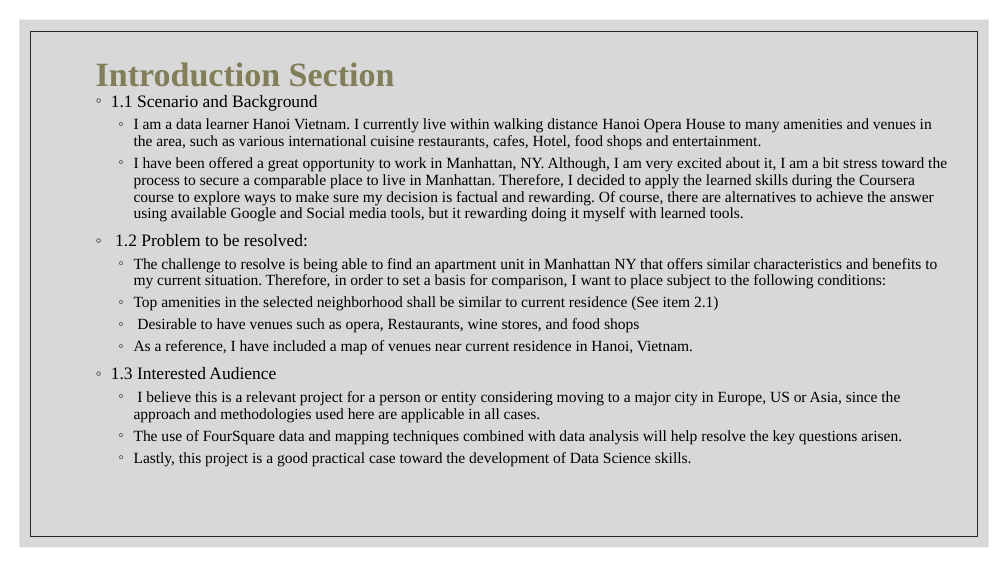
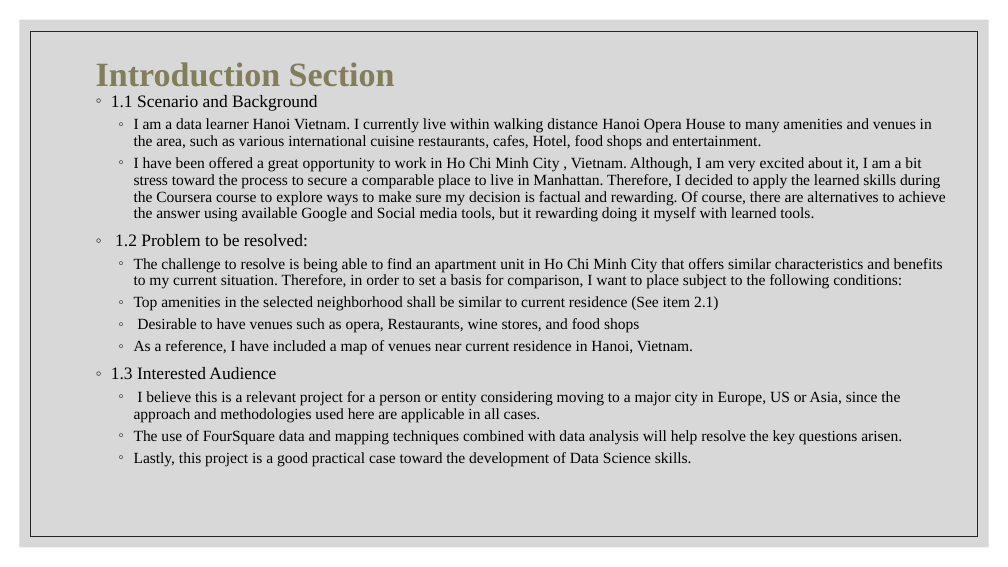
Before and after one commit to nguyencuongmanh/myCapstoneProjectNotebook, a slide deck: slide 3 of The_Presentaion_capstone_The Battle_of_Neighborhoods_hanoi.pptx. Drawn at 1008x567 pixels with LibreOffice and Linux fonts; fonts in the diff are those of the drawing. Boxes give left, top, right and bottom in pixels: in the first picture for what was removed or moved away, otherwise in the second. Text is boxed around its words. In the diff, an @@ line names an element or a change of style, - is before the commit and + after.

```diff
--- a/The_Presentaion_capstone_The Battle_of_Neighborhoods_hanoi.pptx
+++ b/The_Presentaion_capstone_The Battle_of_Neighborhoods_hanoi.pptx
@@ text at (134,157,946,222): text changed @@
-  ◦ I have been offered a great opportunity to work in Manhattan, NY. Although, I am very excited about it, I am a bit stress toward the process to secure a comparable place to live in Manhattan. Therefore, I decided to apply the learned skills during the Coursera course to explore ways to make sure my decision is factual and rewarding. Of course, there are alternatives to achieve the answer using available Google and Social media tools, but it rewarding doing it myself with learned tools.
+  ◦ I have been offered a great opportunity to work in Ho Chi Minh City , Vietnam. Although, I am very excited about it, I am a bit stress toward the process to secure a comparable place to live in Manhattan. Therefore, I decided to apply the learned skills during the Coursera course to explore ways to make sure my decision is factual and rewarding. Of course, there are alternatives to achieve the answer using available Google and Social media tools, but it rewarding doing it myself with learned tools.
@@ text at (134,258,943,289): text changed @@
-  ◦ The challenge to resolve is being able to find an apartment unit in Manhattan NY that offers similar characteristics and benefits to my current situation. Therefore, in order to set a basis for comparison, I want to place subject to the following conditions:
+  ◦ The challenge to resolve is being able to find an apartment unit in Ho Chi Minh City that offers similar characteristics and benefits to my current situation. Therefore, in order to set a basis for comparison, I want to place subject to the following conditions:
```
Also in this commit, not shown: 1 other slide changed.
